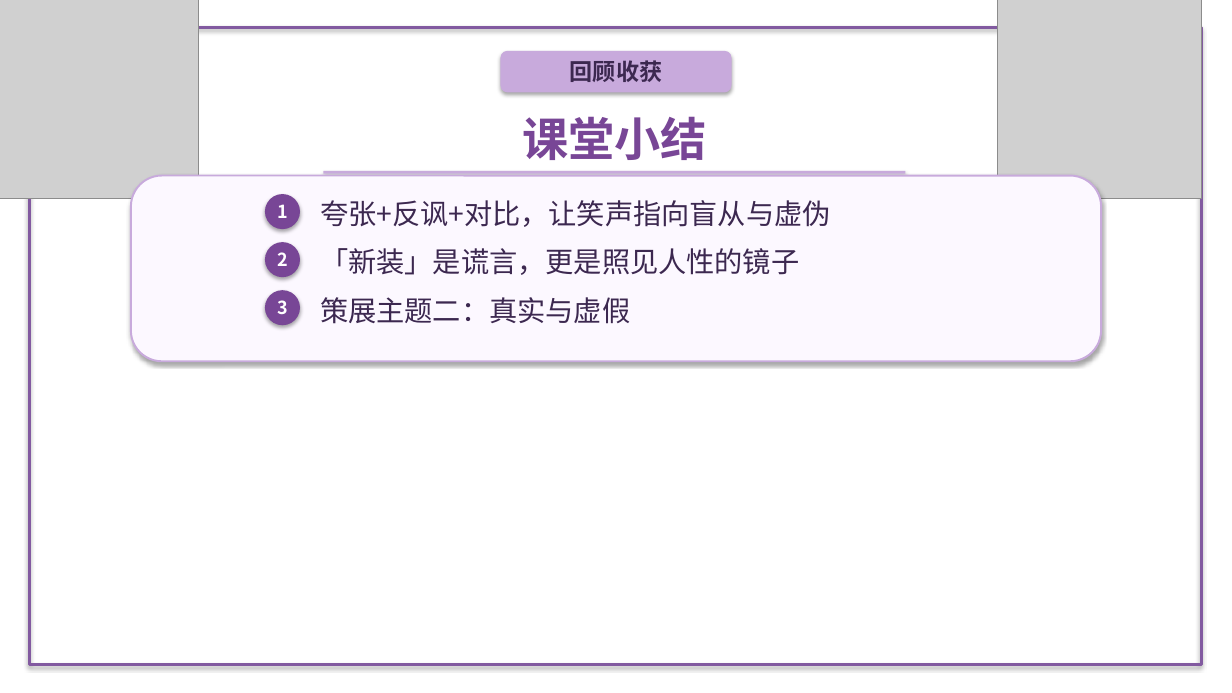
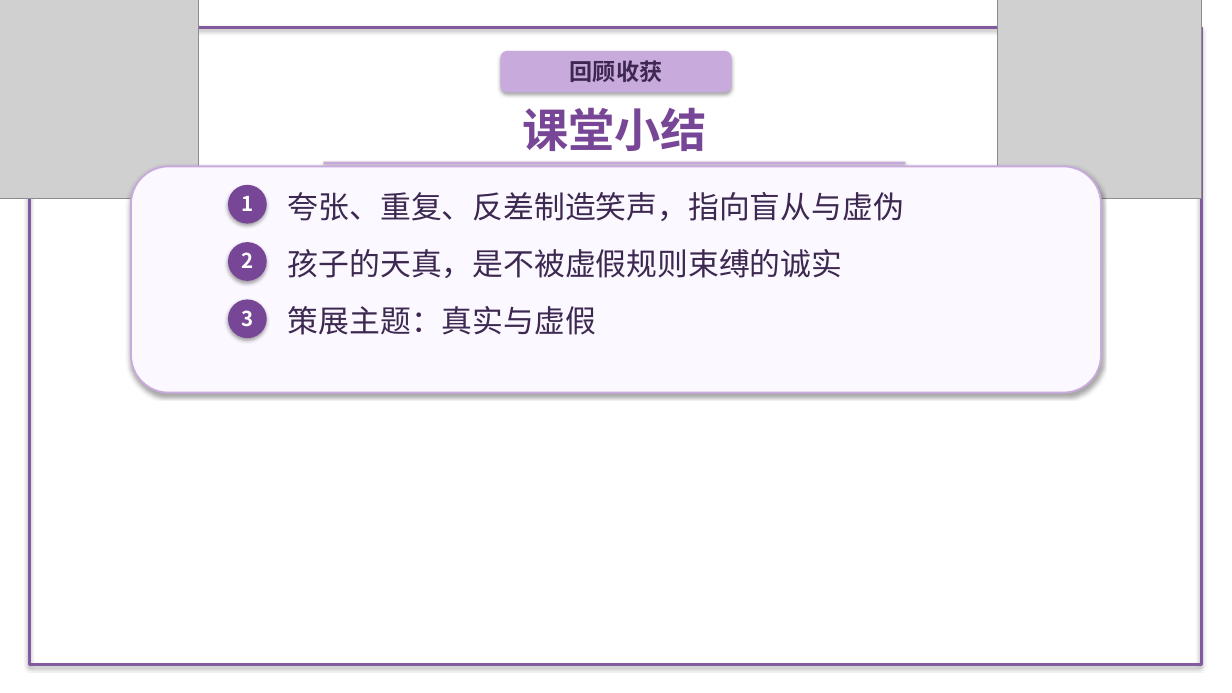
Before and after one commit to decemberlin54-del/declin, a slide deck: slide 8 of unit6-lesson22-emperor.pptx (slide 7 before the commit). Drawn at 1232x693 pixels with LibreOffice and Linux fonts; fonts in the diff are those of the drawing; grey boxes stand for pictures; background and template pictures are left out. Boxes give left, top, right and bottom in pixels: in the first picture for what was removed or moved away, otherwise in the second. Text is boxed around its words. In the diff, an @@ line names an element or a change of style, - is before the commit and + after.

```diff
--- a/unit6-lesson22-emperor.pptx
+++ b/unit6-lesson22-emperor.pptx
@@ text "课堂小结": place and size @@
-text "课堂小结" at (522, 116, 707, 160)
+text "课堂小结" at (522, 107, 707, 151)
@@ rounded rectangle: place and size @@
-rounded rectangle at (131, 176, 1102, 361)
+rounded rectangle at (131, 166, 1102, 393)
@@ rectangle: place and size @@
-rectangle at (323, 171, 906, 174)
+rectangle at (323, 162, 906, 165)
@@ text "1": place and size @@
-text "1" at (277, 204, 288, 218)
+text "1" at (241, 196, 253, 211)
@@ ellipse: place and size @@
-ellipse at (265, 194, 300, 229)
+ellipse at (228, 185, 267, 224)
@@ text at (288, 192, 904, 221): text changed; size 22 to 24 pt @@
-夸张+反讽+对比，让笑声指向盲从与虚伪
+夸张、重复、反差制造笑声，指向盲从与虚伪
@@ text "2": place and size @@
-text "2" at (277, 252, 288, 266)
+text "2" at (241, 252, 253, 268)
@@ ellipse: place and size @@
-ellipse at (265, 242, 300, 277)
+ellipse at (228, 242, 267, 281)
@@ text at (288, 249, 842, 278): text changed; size 22 to 24 pt @@
-「新装」是谎言，更是照见人性的镜子
+孩子的天真，是不被虚假规则束缚的诚实
@@ ellipse: place and size @@
-ellipse at (265, 290, 300, 325)
+ellipse at (228, 299, 267, 338)
@@ size 14 to 16 pt in 3 elements at (241, 252, 253, 268), (241, 196, 253, 211), (241, 310, 253, 327) @@
@@ text "3": place and size @@
-text "3" at (277, 300, 288, 314)
+text "3" at (241, 310, 253, 327)
@@ text at (288, 306, 596, 335): text changed; size 22 to 24 pt @@
-策展主题二：真实与虚假
+策展主题：真实与虚假
```
Also in this commit, not shown: 3 other slides changed, 5 slides added, 4 slides removed, 13 other files.
